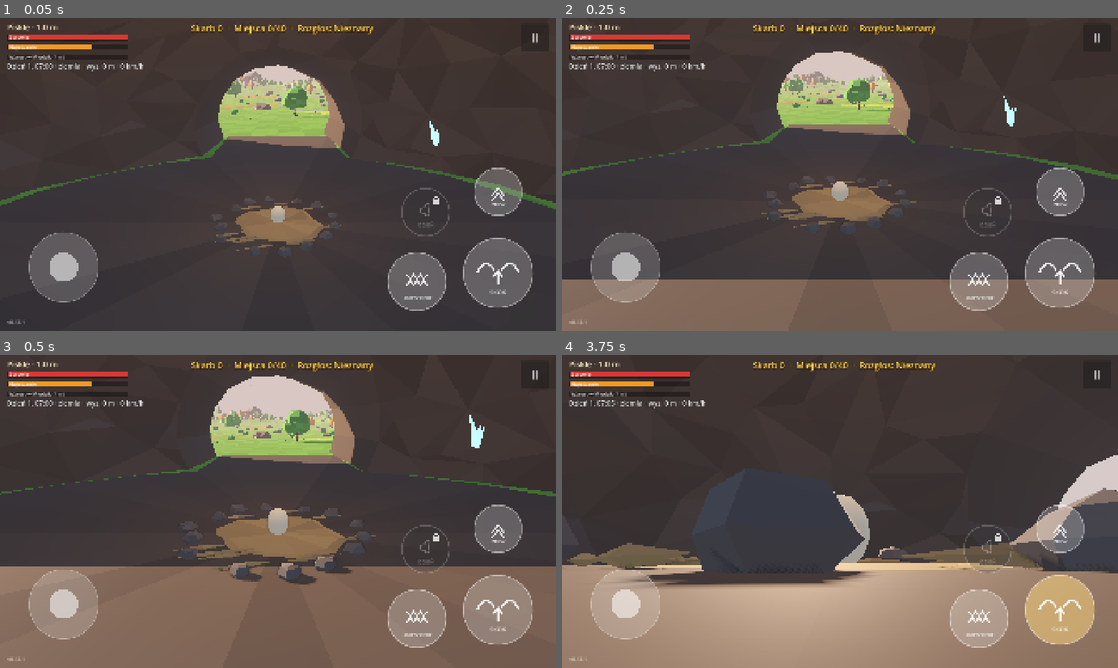
Above: before the commit, frames 1-4 (two rows, left to right).
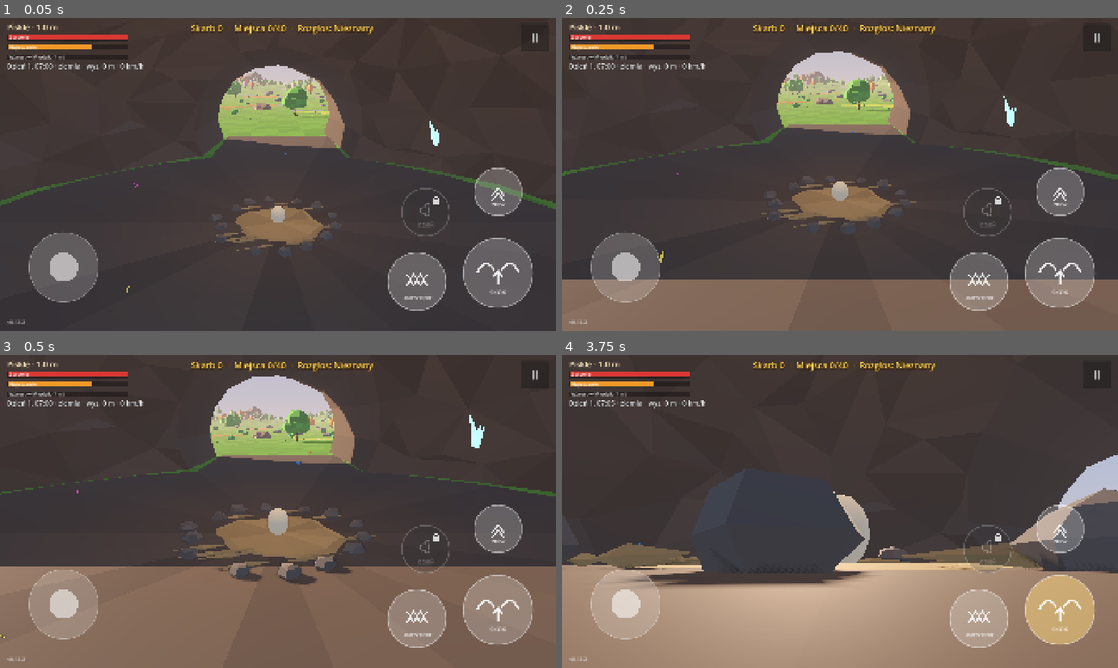
Above: after the commit, the same moments.

Repository: slota145/3d-dragon-game
Game: Godot game, scene res://scenes/boot.tscn
Two runs of this game, one before a commit and one after it. Both use one fixed random seed, a clock stepped at 60 frames per second and the inputs below.
Inputs (mouse positions are in pixels of both pictures, inside the frame that each line leads up to):
- Up to frame 1 (0.05 s): no input
- Up to frame 2 (0.25 s): no input
- Up to frame 3 (0.5 s): no input
- Up to frame 4 (3.75 s): move the mouse to (962, 495) at 0.52 s; hold D (move_right) 0.53-1.25 s; hold R (fire) 0.53-1.25 s; click (962, 495) at 0.67 s; tap Space (flap) at 0.77, 0.8, 1.07 s; drag from (728, 527) to (812, 574) at 1.27 s; move the mouse to (895, 442) at 2.02 s; hold D (move_right) 2.03-2.75 s; hold Space (flap) 2.03-2.75 s; tap F (bite) at 2.1 s; drag from (812, 574) to (673, 464) at 2.77 s; move the mouse to (1006, 558) at 3.52 s; hold A (move_left) from 3.53 s (still down); hold Space (flap) from 3.53 s (still down); tap E (cam_right) at 3.6 s

The runs differ from the first frame. In frame 1, less than 0.1% of the frame differs, in the area x 3-55%, y 38-98%; in frame 2, less than 0.1%; in frame 3, less than 0.1%; in frame 4, 0.7%, in the area x 3-100%, y 32-98%.

Commit message:
Noc z gwiazdami i księżycem, świetliki, okna i lampy w wioskach, ptaki i motyle (0.13.2); handoff
Co-Authored-By: Claude Opus 5.5 <noreply@anthropic.com>
Claude-Session: https://claude.ai/code/session_01Ves32BxAhBVxU1wfrWL8eZ

Diff:
--- /dev/null
+++ b/assets/shaders/sky.gdshader
@@ -0,0 +1,38 @@
+shader_type sky;
+// Niebo: gradient (góra / horyzont / ziemia — kolory ustawia DayNight), tarcza słońca w dzień,
+// nocą księżyc (to samo światło kierunkowe) i migoczące gwiazdy.
+
+uniform vec3 top_color : source_color = vec3(0.36, 0.62, 0.95);
+uniform vec3 horizon_color : source_color = vec3(0.78, 0.9, 1.0);
+uniform vec3 ground_color : source_color = vec3(0.4, 0.45, 0.5);
+uniform float night : hint_range(0.0, 1.0) = 0.0;
+
+float hash(vec3 p) {
+	return fract(sin(dot(p, vec3(12.9898, 78.233, 37.719))) * 43758.5453);
+}
+
+void sky() {
+	vec3 d = EYEDIR;
+	vec3 col;
+	if (d.y > 0.0) {
+		col = mix(horizon_color, top_color, pow(d.y, 0.5));
+	} else {
+		col = mix(horizon_color, ground_color, pow(-d.y, 0.4));
+	}
+	if (LIGHT0_ENABLED) {
+		float s = dot(d, LIGHT0_DIRECTION);
+		// dzień: słońce z poświatą; noc: jasna tarcza księżyca
+		col += LIGHT0_COLOR * (smoothstep(0.9965, 0.9992, s) * 2.2 + pow(max(s, 0.0), 48.0) * 0.3) * (1.0 - night);
+		col = mix(col, vec3(0.96, 0.95, 0.86), smoothstep(0.9972, 0.9990, s) * night);
+		col += vec3(0.5, 0.55, 0.7) * pow(max(s, 0.0), 200.0) * 0.4 * night;
+	}
+	if (night > 0.01 && d.y > 0.02) {
+		vec3 p = d * 140.0;
+		vec3 cell = floor(p);
+		float h = hash(cell);
+		float star = step(0.975, h) * smoothstep(0.42, 0.05, length(fract(p) - 0.5));
+		float twinkle = 0.7 + 0.3 * sin(TIME * 2.5 + h * 60.0);
+		col += vec3(1.0, 0.97, 0.9) * star * twinkle * 2.2 * night * smoothstep(0.02, 0.25, d.y);
+	}
+	COLOR = col;
+}
--- a/project.godot
+++ b/project.godot
@@ -12,7 +12,7 @@
 
 config/name="3D Dragon Game"
 config/description="Gra o smoku w Godot 4 — prototyp."
-config/version="0.13.1"
+config/version="0.13.2"
 ; Numer zgodności „bazy” (APK/EXE). Podbij, gdy zmieniasz coś, czego łatka .pck nie przeniesie
 ; (input map, ustawienia projektu, eksportu, wersja silnika) — gracze dostaną wtedy pełną aktualizację.
 config/base_api=6
--- a/scenes/world.tscn
+++ b/scenes/world.tscn
@@ -31,6 +31,7 @@
 fog_light_color = Color(0.72, 0.8, 0.88, 1)
 fog_density = 0.0009
 fog_sun_scatter = 0.0
+fog_sky_affect = 0.25
 fog_light_energy = 0.85
 
 [node name="World" type="Node3D"]
--- a/scripts/game/day_night.gd
+++ b/scripts/game/day_night.gd
@@ -33,6 +33,13 @@
 ]
 
 
+## 0..1 — jak bardzo jest noc (gwiazdy, świetliki, światła w oknach); płynnie o zmierzchu i świcie.
+func night_factor() -> float:
+	if hour >= 12.0:
+		return smoothstep(19.5, 21.0, hour)
+	return 1.0 - smoothstep(4.5, 6.0, hour)
+
+
 func is_night() -> bool:
 	return hour >= DAY_END or hour < DAY_START
 
@@ -65,12 +72,12 @@
 func _apply() -> void:
 	var k := _sample()
 	if environment:
-		var sky := environment.sky.sky_material as ProceduralSkyMaterial if environment.sky else null
+		var sky := environment.sky.sky_material as ShaderMaterial if environment.sky else null
 		if sky:
-			sky.sky_top_color = k[0]
-			sky.sky_horizon_color = k[1]
-			sky.ground_horizon_color = k[1]
-			sky.ground_bottom_color = (k[1] as Color).darkened(0.5)
+			sky.set_shader_parameter("top_color", k[0])
+			sky.set_shader_parameter("horizon_color", k[1])
+			sky.set_shader_parameter("ground_color", (k[1] as Color).darkened(0.5))
+			sky.set_shader_parameter("night", night_factor())
 		environment.ambient_light_color = k[2]
 		environment.ambient_light_energy = k[3]
 		environment.fog_light_color = k[1]
--- /dev/null
+++ b/scripts/game/fauna.gd
@@ -0,0 +1,204 @@
+class_name Fauna
+extends Node3D
+## Drobne życie wokół smoka (tylko w jego pobliżu — stały, mały koszt na telefonie):
+## - w dzień: stada ptaków krążące na niebie, motyle nad łąkami kwiatów,
+## - nocą: świetliki nad trawą.
+## Machanie skrzydłami robi shader (instance uniform `phase`), ruch — prosty kod.
+
+@export var flocks: int = 3
+@export var birds_per_flock: int = 6
+@export var butterflies: int = 18
+
+var dragon: DragonController
+var day_night: DayNight
+
+var _birds: Array[Dictionary] = []  # {node, flock, angle, radius, height, speed}
+var _flock_centers: Array[Vector3] = []
+var _butterflies: Array[Dictionary] = []  # {node, anchor, phase}
+var _fireflies: CPUParticles3D
+var _flap_shader: Shader
+var _rng := RandomNumberGenerator.new()
+
+
+func _ready() -> void:
+	_rng.seed = 314
+	_flap_shader = _make_flap_shader()
+	var bird_mesh := _make_bird_mesh()
+	for f in flocks:
+		_flock_centers.append(Vector3.ZERO)
+		for b in birds_per_flock:
+			var mi := MeshInstance3D.new()
+			mi.mesh = bird_mesh
+			mi.set_instance_shader_parameter("phase", _rng.randf() * TAU)
+			mi.cast_shadow = GeometryInstance3D.SHADOW_CASTING_SETTING_OFF
+			add_child(mi)
+			_birds.append({"node": mi, "flock": f, "angle": _rng.randf() * TAU,
+				"radius": _rng.randf_range(4.0, 12.0), "height": _rng.randf_range(-3.0, 3.0),
+				"speed": _rng.randf_range(0.25, 0.35)})
+	var colors := [Color(1.0, 0.55, 0.1), Color(0.3, 0.6, 1.0), Color(1.0, 0.95, 0.4), Color(0.95, 0.4, 0.8),
+		Color(1, 1, 1)]
+	var fly_mesh := _make_butterfly_mesh()
+	for i in butterflies:
+		var mi := MeshInstance3D.new()
+		mi.mesh = fly_mesh
+		mi.set_instance_shader_parameter("phase", _rng.randf() * TAU)
+		mi.set_instance_shader_parameter("tint", colors[i % colors.size()])
+		mi.cast_shadow = GeometryInstance3D.SHADOW_CASTING_SETTING_OFF
+		add_child(mi)
+		_butterflies.append({"node": mi, "anchor": Vector3.INF, "phase": _rng.randf() * 100.0})
+	_fireflies = _make_fireflies()
+	add_child(_fireflies)
+
+
+func _process(delta: float) -> void:
+	if not dragon:
+		return
+	var night := day_night.night_factor() if day_night else 0.0
+	var day := night < 0.5
+	var t := Time.get_ticks_msec() / 1000.0
+	var dp := dragon.global_position
+	# ptaki: stada krążą wokół punktów w pobliżu smoka, w dzień
+	for f in flocks:
+		var c := _flock_centers[f]
+		if c == Vector3.ZERO or Vector2(c.x - dp.x, c.z - dp.z).length() > 260.0:
+			var a := _rng.randf() * TAU
+			var r := _rng.randf_range(60.0, 180.0)
+			c = Vector3(dp.x + cos(a) * r, 0.0, dp.z + sin(a) * r)
+			c.y = maxf(Terrain.height(c.x, c.z), Terrain.WATER_LEVEL) + _rng.randf_range(35.0, 80.0)
+			_flock_centers[f] = c
+	for b in _birds:
+		var mi: MeshInstance3D = b["node"]
+		mi.visible = day
+		if not day:
+			continue
+		b["angle"] += b["speed"] * delta
+		var c := _flock_centers[b["flock"]]
+		var a: float = b["angle"]
+		var r: float = 28.0 + float(b["radius"])
+		var p: Vector3 = c + Vector3(cos(a) * r, float(b["height"]) + sin(t * 0.7 + a) * 2.0, sin(a) * r)
+		mi.position = p
+		mi.rotation = Vector3(0.0, -a, 0.25)  # przodem wzdłuż okręgu, lekko w przechyle
+	# motyle: nad łąkami kwiatów (albo trawą) blisko smoka, w dzień
+	for bf in _butterflies:
+		var mi: MeshInstance3D = bf["node"]
+		mi.visible = day and dragon.stats.size < 10.0
+		if not mi.visible:
+			continue
+		var anchor: Vector3 = bf["anchor"]
+		if anchor == Vector3.INF or Vector2(anchor.x - dp.x, anchor.z - dp.z).length() > 45.0:
+			anchor = _butterfly_spot(dp)
+			bf["anchor"] = anchor
+		var ph: float = bf["phase"] + t * 0.6
+		var p := anchor + Vector3(sin(ph * 1.3) * 3.0, 0.8 + sin(ph * 2.1) * 0.5, cos(ph * 0.9) * 3.0)
+		var vel := Vector3(cos(ph * 1.3) * 1.3 * 3.0, 0.0, -sin(ph * 0.9) * 0.9 * 3.0)
+		mi.position = p
+		mi.rotation.y = atan2(vel.x, vel.z)
+	# świetliki: nocą wokół smoka, przy ziemi
+	_fireflies.emitting = night > 0.5 and dp.y - Terrain.height(dp.x, dp.z) < 40.0
+	_fireflies.global_position = Vector3(dp.x, Terrain.height(dp.x, dp.z) + 1.2, dp.z)
+
+
+func _butterfly_spot(near: Vector3) -> Vector3:
+	var best := Vector3.ZERO
+	for i in 10:
+		var a := _rng.randf() * TAU
+		var r := _rng.randf_range(6.0, 30.0)
+		var p := Vector3(near.x + cos(a) * r, 0.0, near.z + sin(a) * r)
+		if not Terrain.is_walkable(p.x, p.z):
+			continue
+		best = p
+		if Terrain.flower_patch(p.x, p.z) >= 0:
+			break  # wolą kwiaty
+	best.y = Terrain.height(best.x, best.z)
+	return best
+
+
+# --- Siatki i materiały ----------------------------------------------------------
+
+func _make_flap_shader() -> Shader:
+	var sh := Shader.new()
+	sh.code = """
+shader_type spatial;
+render_mode cull_disabled;
+instance uniform float phase = 0.0;
+instance uniform vec4 tint : source_color = vec4(1.0);
+uniform float flap_speed = 9.0;
+uniform float flap_amount = 0.8;
+void vertex() {
+	float w = abs(VERTEX.x);
+	VERTEX.y += w * flap_amount * sin(TIME * flap_speed + phase);
+}
+void fragment() {
+	ALBEDO = COLOR.rgb * tint.rgb;
+	ROUGHNESS = 1.0;
+}
+"""
+	return sh
+
+
+func _flap_material(speed: float, amount: float) -> ShaderMaterial:
+	var m := ShaderMaterial.new()
+	m.shader = _flap_shader
+	m.set_shader_parameter("flap_speed", speed)
+	m.set_shader_parameter("flap_amount", amount)
+	return m
+
+
+## Ptak: ciemny tułów i dwa trójkątne skrzydła (~1,2 m rozpiętości).
+func _make_bird_mesh() -> Mesh:
+	var st := SurfaceTool.new()
+	st.begin(Mesh.PRIMITIVE_TRIANGLES)
+	st.set_color(Color(0.18, 0.18, 0.22))
+	for s: float in [-1.0, 1.0]:
+		st.add_vertex(Vector3(0, 0, 0.25)); st.add_vertex(Vector3(0.6 * s, 0.05, -0.05)); st.add_vertex(Vector3(0, 0, -0.15))
+	st.add_vertex(Vector3(0, 0.06, 0.35)); st.add_vertex(Vector3(0.06, 0, -0.35)); st.add_vertex(Vector3(-0.06, 0, -0.35))
+	st.generate_normals()
+	var m := st.commit()
+	m.surface_set_material(0, _flap_material(11.0, 0.7))
+	return m
+
+
+## Motyl: dwie pary skrzydeł (kolor z instancji), ~12 cm.
+func _make_butterfly_mesh() -> Mesh:
+	var st := SurfaceTool.new()
+	st.begin(Mesh.PRIMITIVE_TRIANGLES)
+	st.set_color(Color.WHITE)
+	for s: float in [-1.0, 1.0]:
+		st.add_vertex(Vector3(0, 0, 0.03)); st.add_vertex(Vector3(0.09 * s, 0, 0.07)); st.add_vertex(Vector3(0.08 * s, 0, -0.02))
+		st.add_vertex(Vector3(0, 0, -0.01)); st.add_vertex(Vector3(0.07 * s, 0, -0.03)); st.add_vertex(Vector3(0.04 * s, 0, -0.08))
+	st.generate_normals()
+	var m := st.commit()
+	m.surface_set_material(0, _flap_material(16.0, 4.0))
+	return m
+
+
+func _make_fireflies() -> CPUParticles3D:
+	var p := CPUParticles3D.new()
+	p.amount = 70
+	p.lifetime = 5.0
+	p.local_coords = false
+	p.emission_shape = CPUParticles3D.EMISSION_SHAPE_BOX
+	p.emission_box_extents = Vector3(35.0, 1.5, 35.0)
+	p.direction = Vector3.UP
+	p.spread = 180.0
+	p.initial_velocity_min = 0.1
+	p.initial_velocity_max = 0.5
+	p.gravity = Vector3.ZERO
+	var quad := QuadMesh.new()
+	quad.size = Vector2.ONE * 0.18
+	var mat := StandardMaterial3D.new()
+	mat.shading_mode = BaseMaterial3D.SHADING_MODE_UNSHADED
+	mat.billboard_mode = BaseMaterial3D.BILLBOARD_PARTICLES
+	mat.transparency = BaseMaterial3D.TRANSPARENCY_ALPHA
+	mat.blend_mode = BaseMaterial3D.BLEND_MODE_ADD
+	mat.vertex_color_use_as_albedo = true
+	quad.material = mat
+	p.mesh = quad
+	var g := Gradient.new()
+	g.offsets = PackedFloat32Array([0.0, 0.2, 0.5, 0.8, 1.0])
+	g.colors = PackedColorArray([Color(0.8, 1.0, 0.3, 0.0), Color(0.85, 1.0, 0.35, 1.0), Color(0.6, 0.9, 0.2, 0.2),
+		Color(0.85, 1.0, 0.35, 1.0), Color(0.8, 1.0, 0.3, 0.0)])
+	p.color_ramp = g
+	p.emitting = false
+	p.cast_shadow = GeometryInstance3D.SHADOW_CASTING_SETTING_OFF
+	return p
--- a/scripts/game/terrain.gd
+++ b/scripts/game/terrain.gd
@@ -352,7 +352,7 @@
 		col = field_color(x, z)
 	else:
 		var f := forest(x, z)
-		var meadow := Color(0.3, 0.54, 0.2).lerp(Color(0.42, 0.6, 0.22), 0.5 + 0.5 * _detail.get_noise_2d(x * 0.3, z * 0.3))
+		var meadow := Color(0.27, 0.49, 0.18).lerp(Color(0.38, 0.55, 0.2), 0.5 + 0.5 * _detail.get_noise_2d(x * 0.3, z * 0.3))
 		col = meadow.lerp(Color(0.2, 0.44, 0.17), f)
 		var patch := flower_patch(x, z)
 		if patch >= 0:  # łąka kwiatów widoczna z daleka
--- a/scripts/game/villages.gd
+++ b/scripts/game/villages.gd
@@ -205,6 +205,32 @@
 		mi.add_child(body)
 
 
+var _night_lights: Array[OmniLight3D] = []
+
+
+## Noc (0..1): okna chat świecą ciepło, nad placem wioski lampa.
+func set_night(n: float) -> void:
+	var cottage: Mesh = _meshes.get("Cottage")
+	if cottage:
+		for i in cottage.get_surface_count():
+			var mat := cottage.surface_get_material(i) as StandardMaterial3D
+			if mat and mat.resource_name.ends_with("Window"):
+				mat.emission_enabled = n > 0.01
+				mat.emission = Color(1.0, 0.72, 0.35)
+				mat.emission_energy_multiplier = 3.0 * n
+	if _night_lights.is_empty() and n > 0.01:
+		for i in Terrain.VILLAGES.size():
+			var l := OmniLight3D.new()
+			l.light_color = Color(1.0, 0.7, 0.4)
+			l.omni_range = 38.0
+			l.position = center(i) + Vector3.UP * 6.0
+			add_child(l)
+			_night_lights.append(l)
+	for l in _night_lights:
+		l.light_energy = 1.6 * n
+		l.visible = n > 0.01
+
+
 ## Ogień smoka w punkcie: podpala budynki w zasięgu.
 func ignite_near(at: Vector3, radius: float) -> void:
 	for mi in _burnable:
--- a/scripts/game/world.gd
+++ b/scripts/game/world.gd
@@ -88,6 +88,10 @@
 		_toast("Porwany: %s · Ugryzienie = puść" % prey.display_name)
 		if prey is Villager:
 			add_renown(2.0))
+	var fauna := Fauna.new()
+	fauna.name = "Fauna"
+	fauna.dragon = _player
+	add_child(fauna)
 	var clouds := Clouds.new()
 	clouds.name = "Clouds"
 	add_child(clouds)
@@ -96,12 +100,18 @@
 	_lair.position = Lair.POSITION
 	add_child(_lair)
 	_build_sleep_ui()
+	# niebo z gwiazdami i księżycem (assets/shaders/sky.gdshader) zamiast proceduralnego
+	var env := ($WorldEnvironment as WorldEnvironment).environment
+	var sky_mat := ShaderMaterial.new()
+	sky_mat.shader = load("res://assets/shaders/sky.gdshader")
+	env.sky.sky_material = sky_mat
 	_day_night = DayNight.new()
 	_day_night.name = "DayNight"
 	_day_night.sun = $Sun
 	_day_night.environment = ($WorldEnvironment as WorldEnvironment).environment
 	_day_night.paused = not use_save  # testy: stałe południe/poranek
 	add_child(_day_night)
+	($Fauna as Fauna).day_night = _day_night
 	_day_night.set_hour(8.0)
 	_day_night.midnight.connect(func() -> void:
 		day += 1
@@ -499,6 +509,7 @@
 	status.text = "Dzień %d, %s · %s · wys. %d m · %d km/h" % [day, _day_night.clock_text(), mode, int(_player.global_position.y),
 		int(v.length() * 3.6)]
 	_sleep_button.visible = can_sleep()
+	_villages.set_night(_day_night.night_factor())
 	(_hud.get_node("FireButton") as TouchActionButton).charge = _player.fire.readiness
 	var bite_btn := _hud.get_node("BiteButton") as TouchActionButton
 	var carrying := _player.carried != null and is_instance_valid(_player.carried)
Binary file changed: assets/models/village.glb
Not shown, added: assets/shaders/sky.gdshader.uid
Not shown, added: scripts/game/fauna.gd.uid
Not shown, changed: CLAUDE.md
Not shown, changed: ROADMAP.md
Not shown, changed: docs/SESSION_HANDOFF.md
